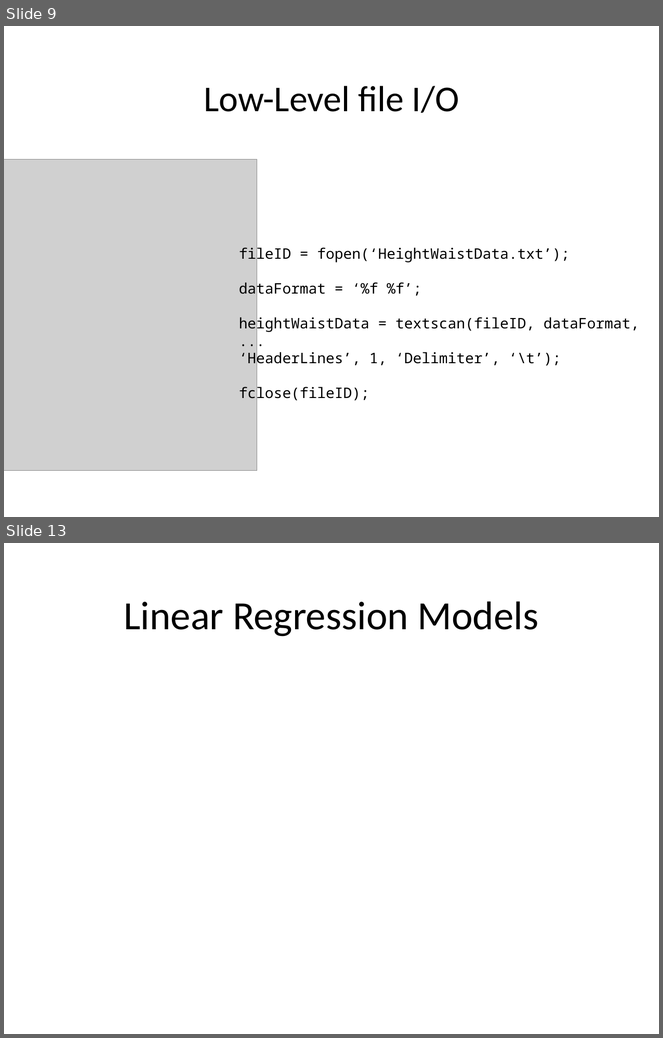
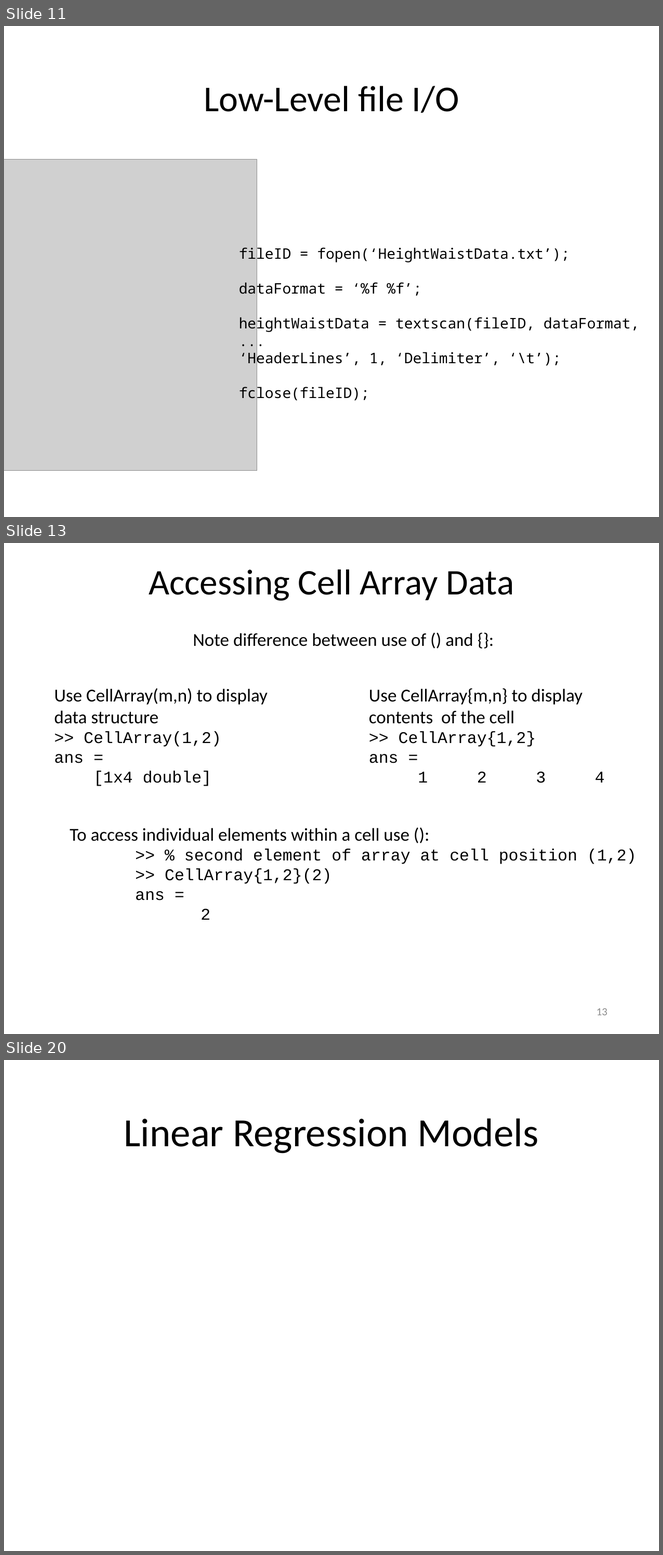
Before and after one commit to louisepb/Nottingham_Workshop, a slide deck: InstructorMaterials/Best Practices for Software Development using MATLAB.pptx. Shown one above the other, each under a label of ours: slides 9 and 13 before the commit, slides 11, 13 and 20 after it; the slides between them are not shown. The pictures are 663x1038 and 663x1555 pixels, drawn with LibreOffice and Linux fonts; fonts in the diff are those of the drawing; grey boxes stand for pictures. Boxes give left, top, right and bottom in pixels: in the first picture for what was removed or moved away, otherwise in the second. Text is boxed around its words. In the diff, an @@ line names an element or a change of style, - is before the commit and + after.

```diff
--- a/InstructorMaterials/Best Practices for Software Development using MATLAB.pptx
+++ b/InstructorMaterials/Best Practices for Software Development using MATLAB.pptx
@@ slide 13 added at <box>4,543,659,1034</box>, background #FFFFFF @@
@@ title added at <box>149,570,514,601</box>, 39.6 pt, text #000000 @@
+Accessing Cell Array Data
@@ text added at <box>193,633,474,646</box>, 20 pt, text #000000 @@
+Note difference between use of () and {}:
@@ text added at <box>54,688,268,786</box>, 20 pt, text #000000 @@
+Use CellArray(m,n) to display data structure
+>> CellArray(1,2)
+ans =
+[1x4 double]
@@ text added at <box>369,688,605,783</box>, 20 pt, text #000000 @@
+Use CellArray{m,n} to display contents of the cell
+>> CellArray{1,2}
+ans =
+1 2 3 4
@@ text added at <box>70,828,637,920</box>, 18 pt, text #000000 @@
+To access individual elements within a cell use ():
+>> % second element of array at cell position (1,2)
+>> CellArray{1,2}(2)
+ans =
+2
@@ page number added at <box>597,1008,608,1016</box>, 12 pt, text #8C8C8C @@
+13
@@ what was slide 9 is now slide 11 @@
@@ what was slide 13 is now slide 20 @@
```
Also in this commit, not shown: 3 slides changed, 12 other slides added, 4 slides removed.
